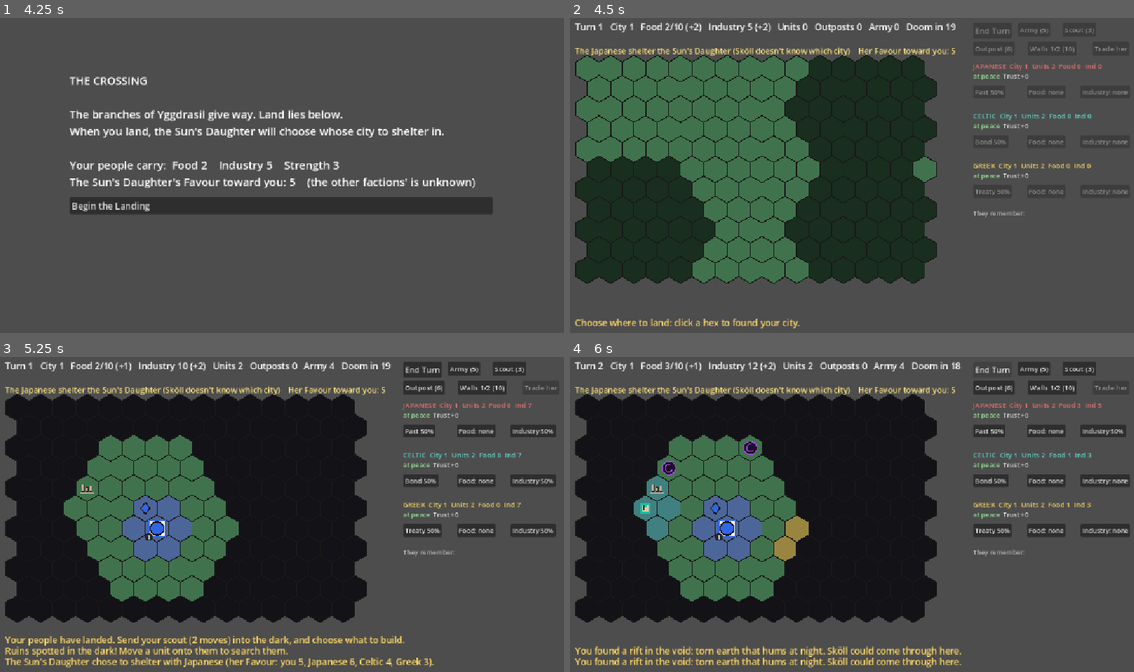
Above: before the commit, frames 1-4 (two rows, left to right).
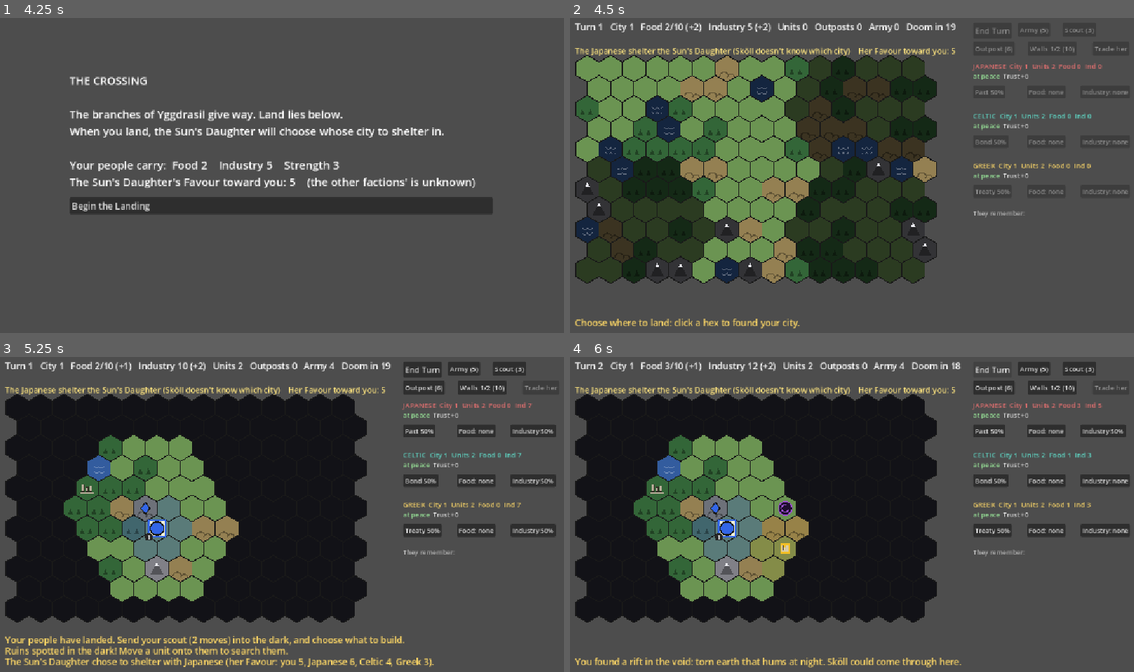
Above: after the commit, the same moments.

Repository: BnanaSkully/after-ragnorok-prototype
Game: Godot game, scene res://main.tscn
Same seed, same stepped clock (60 frames per second), same inputs: the game is played once before the commit and once after it.
Inputs (mouse positions are in pixels of both pictures, inside the frame that each line leads up to):
- Up to frame 1 (4.25 s): tap Enter at 0.5 s; move the mouse to (406, 156) at 0.52 s; click (406, 156) at 0.67 s; click "Save the food stores (Food +3…" at 1.25 s; click "Strip it for tools (Industry …" at 2 s; click "Stand and fight so the others…" at 2.75 s; click "Share your food with her (Foo…" at 3.5 s
- Up to frame 2 (4.5 s): click "Begin the Landing" at 4.25 s
- Up to frame 3 (5.25 s): tap Space at 5 s; move the mouse to (169, 530) at 5.02 s; click (169, 530) at 5.17 s
- Up to frame 4 (6 s): click "End Turn" at 5.75 s

Frame 1 is identical in both runs. In frame 2, 21% of the frame differs, in the area x 1-65%, y 12-85%; in frame 3, 8.2%; in frame 4, 9.6%.

Commit message:
Terrain: plains, forest, hills, mountains, water
Standard 4X land, a new random map every game (always connected, AI
cities on open land). Forest and hills cost 2 moves (a unit with full
moves can always take one step) and help defenders (+1, +2), cities too.
Mountains and water can't be crossed. Outpost income depends on the
land. Units path around obstacles. Hovering a hex says what it does.
HexMap.neighbours now computes the 6 neighbours directly (same result,
checked on every hex) so pathfinding stays fast.

Co-Authored-By: Claude Opus 5.5 <noreply@anthropic.com>
Claude-Session: https://claude.ai/code/session_01Kpeg7CRGiS32obhUmw9DoK

Diff:
--- a/discoveries.gd
+++ b/discoveries.gd
@@ -25,7 +25,7 @@
 	for row in HexMap.ROWS:
 		for col in HexMap.COLS:
 			var c := Vector2i(col, row)
-			var ok := game.unit_at(c) == null
+			var ok := game.unit_at(c) == null and game.passable(c)
 			for f in game.factions:
 				if f.is_alive() and HexMap.hex_distance(c, f.city_pos) < RUIN_MIN_CITY_DISTANCE:
 					ok = false
--- a/game_state.gd
+++ b/game_state.gd
@@ -15,6 +15,7 @@
 #   crossing_events.gd  the Crossing's events (text and choices)
 #   turn_events.gd      small events every few turns after the Landing
 #   discoveries.gd      ruins hidden in the fog (placing them, their rewards)
+#   terrain.gd          the land: plains, forest, hills, mountains, water
 
 const DOOM_TURN := 20 # survive until this turn and Phase 3 (chaos) begins
 const MIN_LANDING_DISTANCE := 4 # how many hexes away from every AI city you must land
@@ -27,8 +28,6 @@
 const UNIT_FOOD_UPKEEP := 1 # Food each army unit eats each turn (scouts eat nothing)
 # Outposts (standard 4X): a small settlement that claims the hexes around it.
 const OUTPOST_COST := 6 # Industry
-const OUTPOST_FOOD := 1 # income each outpost gives its owner every turn
-const OUTPOST_INDUSTRY := 1
 const OUTPOST_RANGE := 5 # an outpost must be within this many hexes of your city...
 const OUTPOST_MIN_DISTANCE := 3 # ...and at least this far from every city and other outpost
 const OUTPOST_SIGHT := 2 # fog of war: an outpost sees this far
@@ -90,8 +89,10 @@
 # starts at peace. (The player's wars are in each Diplomacy, GameState.relations.)
 var ai_war_since := {}
 var ai_truce_until := {} # "Celtic|Greek" -> no new war between them before this turn
+var terrain := {} # hex -> Terrain.Type, a new map every game (made in _init)
 
 func _init() -> void:
+	terrain = Terrain.generate(ais.map(func(f): return f.city_pos))
 	skoll = Skoll.new(self)
 	player.is_player = true
 	factions.append(player)
@@ -135,7 +136,7 @@
 	messages = ["Choose where to land: click a hex to found your city."]
 
 func can_land_at(cell: Vector2i) -> bool:
-	if not HexMap.in_bounds(cell):
+	if not HexMap.in_bounds(cell) or not passable(cell):
 		return false
 	for f in ais:
 		if HexMap.hex_distance(cell, f.city_pos) < MIN_LANDING_DISTANCE:
@@ -303,7 +304,8 @@
 # Food made by the city (and the Daughter's bonus) minus what the army eats.
 func food_change(f: Faction) -> int:
 	var made := CITY_FOOD + (f.population - 1) # each extra population works more fields
-	made += f.outposts.size() * OUTPOST_FOOD
+	for o in f.outposts:
+		made += Terrain.OUTPOST_FOOD[terrain_at(o)] # an outpost's income depends on its land
 	if daughter.shelters_with(f):
 		made += SunDaughter.FOOD
 	var eaten := 0
@@ -312,7 +314,9 @@
 	return made - eaten
 
 func industry_change(f: Faction) -> int:
-	var made := CITY_INDUSTRY + (f.population - 1) + f.outposts.size() * OUTPOST_INDUSTRY
+	var made := CITY_INDUSTRY + (f.population - 1)
+	for o in f.outposts:
+		made += Terrain.OUTPOST_INDUSTRY[terrain_at(o)]
 	return made + (SunDaughter.INDUSTRY if daughter.shelters_with(f) else 0)
 
 # City growth (the usual 4X rule): when stored Food reaches the growth cost and
@@ -427,8 +431,10 @@
 			if options.is_empty():
 				return
 			step = options.pick_random()
+		if not can_afford_move(u, step):
+			return # forest or hills ahead and only 1 move left: wait for next turn
 		enter_hex(u, step)
-		u.moves -= 1
+		spend_move(u, step)
 		update_sight_for(f)
 
 # The closest hex this faction has never seen (NO_CELL if it has seen everything).
@@ -446,18 +452,36 @@
 				best = c
 	return best
 
-# The free neighbouring hex that gets closest to goal (NO_CELL if none is closer).
+# The first step on the shortest way from "from" to "goal" around mountains,
+# water, units and cities (the goal itself may be occupied: you step next to
+# it). NO_CELL if there's no way, or no step that gets any closer.
 func step_toward(from: Vector2i, goal: Vector2i) -> Vector2i:
-	var best := NO_CELL
-	var best_d := HexMap.hex_distance(from, goal)
-	for c in HexMap.neighbours(from):
-		if is_blocked(c) or (is_city(c) and c != goal):
-			continue
-		var d := HexMap.hex_distance(c, goal)
-		if d < best_d:
-			best_d = d
-			best = c
-	return best
+	if from == goal:
+		return NO_CELL
+	var came_from := {from: NO_CELL}
+	var queue: Array[Vector2i] = [from]
+	var reached := false
+	while not queue.is_empty() and not reached:
+		var c: Vector2i = queue.pop_front()
+		for n in HexMap.neighbours(c):
+			if came_from.has(n):
+				continue
+			if n == goal:
+				came_from[n] = c
+				reached = true
+				break
+			if is_blocked(n) or is_city(n):
+				continue
+			came_from[n] = c
+			queue.append(n)
+	if not reached:
+		return NO_CELL
+	var step := goal
+	while came_from[step] != from:
+		step = came_from[step]
+	if step == goal and is_blocked(goal):
+		return NO_CELL # already next to it
+	return step
 
 # Once the howling starts it builds walls first; otherwise a unit,
 # but only if it can still feed its army afterwards.
@@ -621,7 +645,8 @@
 	if not build_outpost(player, cell):
 		messages = ["Can't found an outpost there."]
 		return false
-	messages = ["You founded an outpost (%d Industry): +%d Food and +%d Industry a turn, and it claims the hexes around it. Leave a unit on it, or anyone can walk in and take it." % [OUTPOST_COST, OUTPOST_FOOD, OUTPOST_INDUSTRY]]
+	var t := terrain_at(cell)
+	messages = ["You founded an outpost on %s (%d Industry): +%d Food and +%d Industry a turn. It claims the hexes around it; in a war, guard it or lose it." % [Terrain.NAMES[t].to_lower(), OUTPOST_COST, Terrain.OUTPOST_FOOD[t], Terrain.OUTPOST_INDUSTRY[t]]]
 	update_sight()
 	return true
 
@@ -644,6 +669,10 @@
 func player_unit_act(u: Unit, cell: Vector2i) -> bool:
 	if not can_act() or u.faction != player or u.moves <= 0 or not HexMap.is_neighbour(u.pos, cell):
 		return false
+	if not passable(cell) and not skoll.is_at(cell):
+		return false # mountains and water
+	if not can_afford_move(u, cell):
+		return false # not enough moves left for forest or hills
 	var other := unit_at(cell)
 	if other and other.faction == player:
 		return false # can't move onto your own unit
@@ -662,7 +691,10 @@
 			resolve_combat(u, other) # moving into an enemy = attack
 		else:
 			enter_hex(u, cell)
-	u.moves -= 1
+			spend_move(u, cell)
+			update_sight()
+			return true
+	u.moves = 0 # attacking (or talking to her) ends the unit's turn, as is usual
 	update_sight()
 	return true
 
@@ -676,7 +708,7 @@
 		owner.outposts.erase(cell)
 		f.outposts.append(cell)
 		if f == player:
-			add_message("You took the %s outpost! It now gives you +%d Food and +%d Industry a turn." % [owner.name, OUTPOST_FOOD, OUTPOST_INDUSTRY])
+			add_message("You took the %s outpost! Its income is yours now." % owner.name)
 		elif owner == player:
 			add_message("The %s took your outpost!" % f.name)
 		elif player_can_see(cell):
@@ -895,7 +927,7 @@
 	return spots
 
 func can_place_outpost(f: Faction, c: Vector2i) -> bool:
-	if not HexMap.in_bounds(c) or not can_see(f, c):
+	if not HexMap.in_bounds(c) or not can_see(f, c) or not passable(c):
 		return false
 	if HexMap.hex_distance(c, f.city_pos) > OUTPOST_RANGE:
 		return false
@@ -950,7 +982,7 @@
 
 # Unit against unit. The loser is destroyed; a winning attacker moves into the hex.
 func resolve_combat(attacker: Unit, defender: Unit) -> void:
-	var chance := win_chance(attacker.strength, defender.strength)
+	var chance := win_chance(attacker.strength, defender_strength(defender))
 	if randf() < chance:
 		var cell := defender.pos
 		defender.faction.remove_unit(defender)
@@ -963,8 +995,12 @@
 
 # A city's defence (the usual 4X rule): the Strength of its own unit standing
 # in it (the garrison), plus its walls, plus the Daughter's bonus if it shelters her.
+# A unit's Strength when attacked: forest and hills help the defender.
+func defender_strength(u: Unit) -> int:
+	return u.strength + Terrain.DEFENCE[terrain_at(u.pos)]
+
 func city_defence(f: Faction) -> int:
-	var defence := f.walls * WALL_DEFENCE
+	var defence: int = f.walls * WALL_DEFENCE + Terrain.DEFENCE[terrain_at(f.city_pos)] # a city on hills is harder to take
 	var garrison := unit_at(f.city_pos)
 	if garrison and garrison.faction == f:
 		defence += garrison.strength
@@ -1052,8 +1088,29 @@
 	return null
 
 # True if a unit, Sköll or the Daughter (in the open) is standing on this hex.
+# (Mountains and water count as blocked: nothing can stand there except Sköll.)
 func is_blocked(cell: Vector2i) -> bool:
-	return unit_at(cell) != null or skoll.is_at(cell) or (daughter.is_rogue() and cell == daughter.pos)
+	return not passable(cell) or unit_at(cell) != null or skoll.is_at(cell) or (daughter.is_rogue() and cell == daughter.pos)
+
+# --- Terrain ------------------------------------------------------------------
+func terrain_at(cell: Vector2i) -> int:
+	return terrain.get(cell, Terrain.Type.PLAINS)
+
+func passable(cell: Vector2i) -> bool:
+	return HexMap.in_bounds(cell) and Terrain.passable(terrain_at(cell))
+
+# Moves it takes to enter this hex (forest and hills 2).
+func move_cost(cell: Vector2i) -> int:
+	return Terrain.MOVE_COST[terrain_at(cell)]
+
+# Can unit u step into this hex now? Rough land costs 2 moves, but a unit
+# with all its moves left can always take one step (so armies, with 1 move,
+# still move 1 hex a turn; scouts are slowed down).
+func can_afford_move(u: Unit, cell: Vector2i) -> bool:
+	return u.moves >= move_cost(cell) or u.moves == u.max_moves()
+
+func spend_move(u: Unit, cell: Vector2i) -> void:
+	u.moves = maxi(0, u.moves - move_cost(cell))
 
 func is_city(cell: Vector2i) -> bool:
 	for f in factions:
--- a/hex_map.gd
+++ b/hex_map.gd
@@ -27,12 +27,17 @@
 static func is_neighbour(a: Vector2i, b: Vector2i) -> bool:
 	return in_bounds(a) and in_bounds(b) and a != b and hex_distance(a, b) == 1
 
-# All hexes touching this one (only ones on the map).
+# All hexes touching this one (only ones on the map). In offset rows the six
+# neighbours depend on whether the row is even or odd (odd rows sit half a hex right).
+const EVEN_ROW_STEPS := [Vector2i(-1, -1), Vector2i(0, -1), Vector2i(-1, 0), Vector2i(1, 0), Vector2i(-1, 1), Vector2i(0, 1)]
+const ODD_ROW_STEPS := [Vector2i(0, -1), Vector2i(1, -1), Vector2i(-1, 0), Vector2i(1, 0), Vector2i(0, 1), Vector2i(1, 1)]
+
 static func neighbours(cell: Vector2i) -> Array[Vector2i]:
 	var result: Array[Vector2i] = []
-	for row in ROWS:
-		for col in COLS:
-			var c := Vector2i(col, row)
-			if is_neighbour(cell, c):
-				result.append(c)
+	if not in_bounds(cell):
+		return result
+	for step in (ODD_ROW_STEPS if cell.y & 1 else EVEN_ROW_STEPS):
+		var c: Vector2i = cell + step
+		if in_bounds(c):
+			result.append(c)
 	return result
--- a/main.gd
+++ b/main.gd
@@ -25,6 +25,9 @@
 const PANEL_X := 820.0
 const BLOCK_Y := 100.0 # top of the first faction's block
 const BLOCK_H := 100.0 # height of each block
+
+# How each kind of land looks (index = Terrain.Type)
+const TERRAIN_COLOURS := [Color(0.42, 0.58, 0.32), Color(0.2, 0.4, 0.22), Color(0.58, 0.5, 0.32), Color(0.5, 0.5, 0.53), Color(0.2, 0.36, 0.62)]
 
 func territory_colour(f: Faction) -> Color:
 	return FACTION_COLOURS[f.name][0]
@@ -74,7 +77,7 @@
 		b.add_theme_font_size_override("font_size", 14)
 	build_button.tooltip_text = "An army unit: Strength %d, 1 move, eats %d Food a turn." % [state.player.strength, GameState.UNIT_FOOD_UPKEEP]
 	scout_button.tooltip_text = "A scout: 2 moves, sees 3 hexes, eats nothing, but Strength %d. Up to %d." % [Unit.SCOUT_STRENGTH, GameState.MAX_SCOUTS]
-	outpost_button.tooltip_text = "Found an outpost on a hex you can see, within %d of your city: +%d Food, +%d Industry a turn. Anyone can take it if nobody guards it." % [GameState.OUTPOST_RANGE, GameState.OUTPOST_FOOD, GameState.OUTPOST_INDUSTRY]
+	outpost_button.tooltip_text = "Found an outpost on a hex you can see, within %d of your city. Income by land: plains +2 Food, forest +1 Food +1 Industry, hills +2 Industry. An enemy at war can take it if nobody guards it." % GameState.OUTPOST_RANGE
 	for i in state.ais.size():
 		var f: Faction = state.ais[i]
 		var y := BLOCK_Y + i * BLOCK_H + 46
@@ -467,13 +470,14 @@
 func _unhandled_input(event: InputEvent) -> void:
 	if state.game_over or state.phase == GameState.Phase.CROSSING or state.is_waiting() or trade_panel.visible:
 		return
+	if event is InputEventMouseMotion:
+		var cell := HexView2D.cell_at(get_local_mouse_position())
+		if cell != hover_cell:
+			hover_cell = cell # (the landing highlight and the land tooltip use this)
+			queue_redraw()
+		return
 	if state.phase == GameState.Phase.LANDING:
-		if event is InputEventMouseMotion:
-			var cell := HexView2D.cell_at(get_local_mouse_position())
-			if cell != hover_cell:
-				hover_cell = cell
-				queue_redraw()
-		elif event is InputEventMouseButton and event.pressed and event.button_index == MOUSE_BUTTON_LEFT:
+		if event is InputEventMouseButton and event.pressed and event.button_index == MOUSE_BUTTON_LEFT:
 			if state.try_land(HexView2D.cell_at(get_local_mouse_position())):
 				hover_cell = NO_CELL
 			refresh()
@@ -541,12 +545,13 @@
 		for col in HexMap.COLS:
 			var c := Vector2i(col, row)
 			var pts := HexView2D.hex_points(HexView2D.hex_center(c))
-			var fill := Color(0.25, 0.45, 0.3)
+			var land: int = s.terrain_at(c)
+			var fill: Color = TERRAIN_COLOURS[land]
 			var explored := landing or s.player_has_explored(c)
 			if not landing:
 				var owner := s.territory_owner(c)
 				if owner != null:
-					fill = territory_colour(owner)
+					fill = fill.lerp(territory_colour(owner), 0.55) # territory tints the land
 			if dark:
 				fill = fill.darkened(0.7)
 			if not explored:
@@ -567,9 +572,11 @@
 					fill = Color(1.0, 0.95, 0.55) # persuade her
 				elif (skoll.is_at(c) or (other and other.faction != player)) and s.player_can_see(c):
 					fill = Color(0.95, 0.45, 0.2) # something to attack
-				elif not other and not (s.is_city(c) and c != player.city_pos):
+				elif not other and not (s.is_city(c) and c != player.city_pos) and s.passable(c) and s.can_afford_move(selected, c):
 					fill = Color(0.9, 0.75, 0.3) # free to move
 			draw_colored_polygon(pts, fill)
+			if explored:
+				draw_terrain_mark(HexView2D.hex_center(c), land, fill)
 			pts.append(pts[0])
 			draw_polyline(pts, Color(0.1, 0.1, 0.1), 2.0)
 	# (During the Landing nothing below is drawn: you haven't explored anything yet.)
@@ -719,6 +726,7 @@
 		var y := screen.y - 18 - (s.messages.size() - 1 - i) * 22
 		draw_string(font, Vector2(20, y), s.messages[i], HORIZONTAL_ALIGNMENT_LEFT, -1, 18, Color(1, 0.85, 0.4))
 
+	draw_land_tooltip()
 	if s.game_over:
 		draw_rect(Rect2(Vector2.ZERO, screen), Color(0, 0, 0, 0.8))
 		draw_string(font, Vector2(0, screen.y / 2 - 60), s.end_title, HORIZONTAL_ALIGNMENT_CENTER, screen.x, 40, Color(0.95, 0.45, 0.15))
@@ -728,6 +736,50 @@
 		var totals := "Turn %d    Food %d    Industry %d    Units %d    Army Strength %d" % [s.turn, player.food, player.industry, player.units.size(), s.army_power(player)]
 		draw_string(font, Vector2(0, screen.y / 2 + 10 + lines.size() * 30), totals, HORIZONTAL_ALIGNMENT_CENTER, screen.x, 18, Color(0.7, 0.7, 0.7))
 
+# A small mark for the kind of land, darker than its fill: trees, a hill,
+# a peak, waves. (Plains have none.)
+func draw_terrain_mark(c: Vector2, land: int, fill: Color) -> void:
+	var ink := fill.darkened(0.35)
+	match land:
+		Terrain.Type.FOREST:
+			for x in [-10.0, 6.0]:
+				var b := c + Vector2(x, 12)
+				draw_colored_polygon(PackedVector2Array([b + Vector2(0, -12), b + Vector2(5, 0), b + Vector2(-5, 0)]), ink)
+		Terrain.Type.HILLS:
+			draw_arc(c + Vector2(-6, 16), 9.0, PI, TAU, 10, ink, 2.5)
+			draw_arc(c + Vector2(8, 18), 7.0, PI, TAU, 10, ink, 2.5)
+		Terrain.Type.MOUNTAINS:
+			draw_colored_polygon(PackedVector2Array([c + Vector2(0, -14), c + Vector2(13, 12), c + Vector2(-13, 12)]), ink)
+			draw_colored_polygon(PackedVector2Array([c + Vector2(0, -14), c + Vector2(4, -6), c + Vector2(-4, -6)]), Color(0.92, 0.92, 0.95))
+		Terrain.Type.WATER:
+			for y in [-5.0, 5.0]:
+				draw_arc(c + Vector2(-5, y), 5.0, 0.2, PI - 0.2, 8, fill.lightened(0.3), 1.5)
+				draw_arc(c + Vector2(5, y), 5.0, 0.2, PI - 0.2, 8, fill.lightened(0.3), 1.5)
+
+# What the hovered hex's land does, in a small box by the mouse.
+func draw_land_tooltip() -> void:
+	var s := state
+	if hover_cell == NO_CELL or not (s.phase == GameState.Phase.LANDING or s.player_has_explored(hover_cell)):
+		return
+	var land: int = s.terrain_at(hover_cell)
+	var text: String = Terrain.NAMES[land]
+	if not Terrain.passable(land):
+		text += ": can't be crossed"
+	else:
+		var bits: Array[String] = []
+		if Terrain.MOVE_COST[land] > 1:
+			bits.append("%d moves" % Terrain.MOVE_COST[land])
+		if Terrain.DEFENCE[land] > 0:
+			bits.append("+%d defence" % Terrain.DEFENCE[land])
+		bits.append("outpost +%d Food +%d Industry" % [Terrain.OUTPOST_FOOD[land], Terrain.OUTPOST_INDUSTRY[land]])
+		text += ": " + ", ".join(bits)
+	var font := ThemeDB.fallback_font
+	var size := font.get_string_size(text, HORIZONTAL_ALIGNMENT_LEFT, -1, 13)
+	var at := HexView2D.hex_center(hover_cell) + Vector2(18, -26)
+	at.x = minf(at.x, get_viewport_rect().size.x - size.x - 12)
+	draw_rect(Rect2(at - Vector2(5, 14), size + Vector2(10, 8)), Color(0.08, 0.08, 0.08, 0.85))
+	draw_string(font, at, text, HORIZONTAL_ALIGNMENT_LEFT, -1, 13, Color(0.95, 0.95, 0.85))
+
 # A rift in the void: a dark swirl.
 func draw_rift(rc: Vector2) -> void:
 	draw_circle(rc, HexView2D.HEX_SIZE * 0.5, Color(0.12, 0.05, 0.18))
--- a/skoll.gd
+++ b/skoll.gd
@@ -153,7 +153,7 @@
 	game.add_message("Sköll swallowed %s! He is the sun now (Strength %d), and the world goes dark." % [SunDaughter.NAME, strength])
 
 func attack_unit(u: Unit) -> void:
-	var chance: float = game.win_chance(strength, u.strength)
+	var chance: float = game.win_chance(strength, game.defender_strength(u)) # forest and hills help
 	if randf() < chance:
 		game.add_message("Sköll attacked %s's unit and destroyed it (%s)." % [u.faction.name, game.odds_text(chance)])
 		pos = u.pos
@@ -199,6 +199,8 @@
 					for r in game.ruins:
 						if r["cell"] == c:
 							far_enough = false # keep rifts and ruins on different hexes
+					if not game.passable(c):
+						far_enough = false # not in a lake or on a mountain top
 					if far_enough:
 						options.append(c)
 			if not options.is_empty():
--- /dev/null
+++ b/terrain.gd
@@ -0,0 +1,74 @@
+class_name Terrain
+
+# The land each hex is made of (standard 4X), as the RULES see it: how much it
+# costs to enter, how much it helps a defender, what an outpost on it yields,
+# and whether it can be crossed at all. How it looks is up to the view (main.gd).
+# GameState.terrain holds one Type per hex; generate() makes a new map each game.
+
+enum Type { PLAINS, FOREST, HILLS, MOUNTAINS, WATER }
+
+const NAMES := ["Plains", "Forest", "Hills", "Mountains", "Water"]
+const MOVE_COST := [1, 2, 2, 0, 0] # moves to enter (0 = impassable)
+const DEFENCE := [0, 1, 2, 0, 0] # added to a unit (or city) defending on it
+const OUTPOST_FOOD := [2, 1, 0, 0, 0] # what an outpost here makes each turn
+const OUTPOST_INDUSTRY := [0, 1, 2, 0, 0]
+# How common each type is before clumping (out of 100).
+const WEIGHTS := [50, 22, 14, 7, 7]
+const CLUMP_PASSES := 2 # each pass, every hex may copy a neighbour: makes forests, ranges, lakes
+
+static func passable(t: int) -> bool:
+	return MOVE_COST[t] > 0
+
+# A random map: weighted types, clumped together. The hexes in "keep_open"
+# (AI cities) are plains and their neighbours passable; every passable hex can
+# be reached from every other (tries again until it is).
+static func generate(keep_open: Array) -> Dictionary:
+	for attempt in 50:
+		var map := {}
+		for row in HexMap.ROWS:
+			for col in HexMap.COLS:
+				map[Vector2i(col, row)] = pick_weighted()
+		for p in CLUMP_PASSES:
+			var copy := map.duplicate()
+			for c in map:
+				if randf() < 0.5:
+					copy[c] = map[HexMap.neighbours(c).pick_random()]
+			map = copy
+		for city in keep_open:
+			map[city] = Type.PLAINS
+			for n in HexMap.neighbours(city):
+				if not passable(map[n]):
+					map[n] = Type.PLAINS
+		if all_connected(map):
+			return map
+	var plain := {} # (practically never happens) give up: all plains
+	for row in HexMap.ROWS:
+		for col in HexMap.COLS:
+			plain[Vector2i(col, row)] = Type.PLAINS
+	return plain
+
+static func pick_weighted() -> int:
+	var roll := randi() % 100
+	for t in WEIGHTS.size():
+		if roll < WEIGHTS[t]:
+			return t
+		roll -= WEIGHTS[t]
+	return Type.PLAINS
+
+# True if every passable hex can be reached from every other.
+static func all_connected(map: Dictionary) -> bool:
+	var start := HexMap.NO_CELL
+	var total := 0
+	for c in map:
+		if passable(map[c]):
+			total += 1
+			start = c
+	var seen := {start: true}
+	var queue: Array[Vector2i] = [start]
+	while not queue.is_empty():
+		var c: Vector2i = queue.pop_front()
+		for n in HexMap.neighbours(c):
+			if not seen.has(n) and passable(map[n]):
+				seen[n] = true
+				queue.append(n)
+	return seen.size() == total
Not shown, added: terrain.gd.uid
